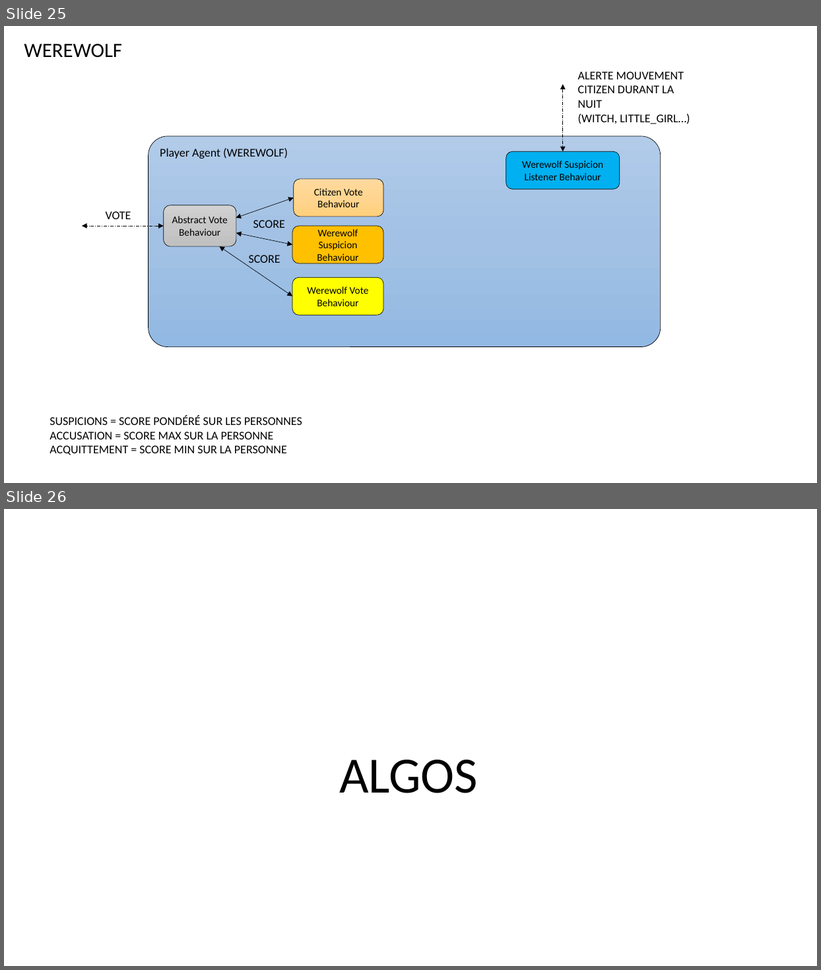
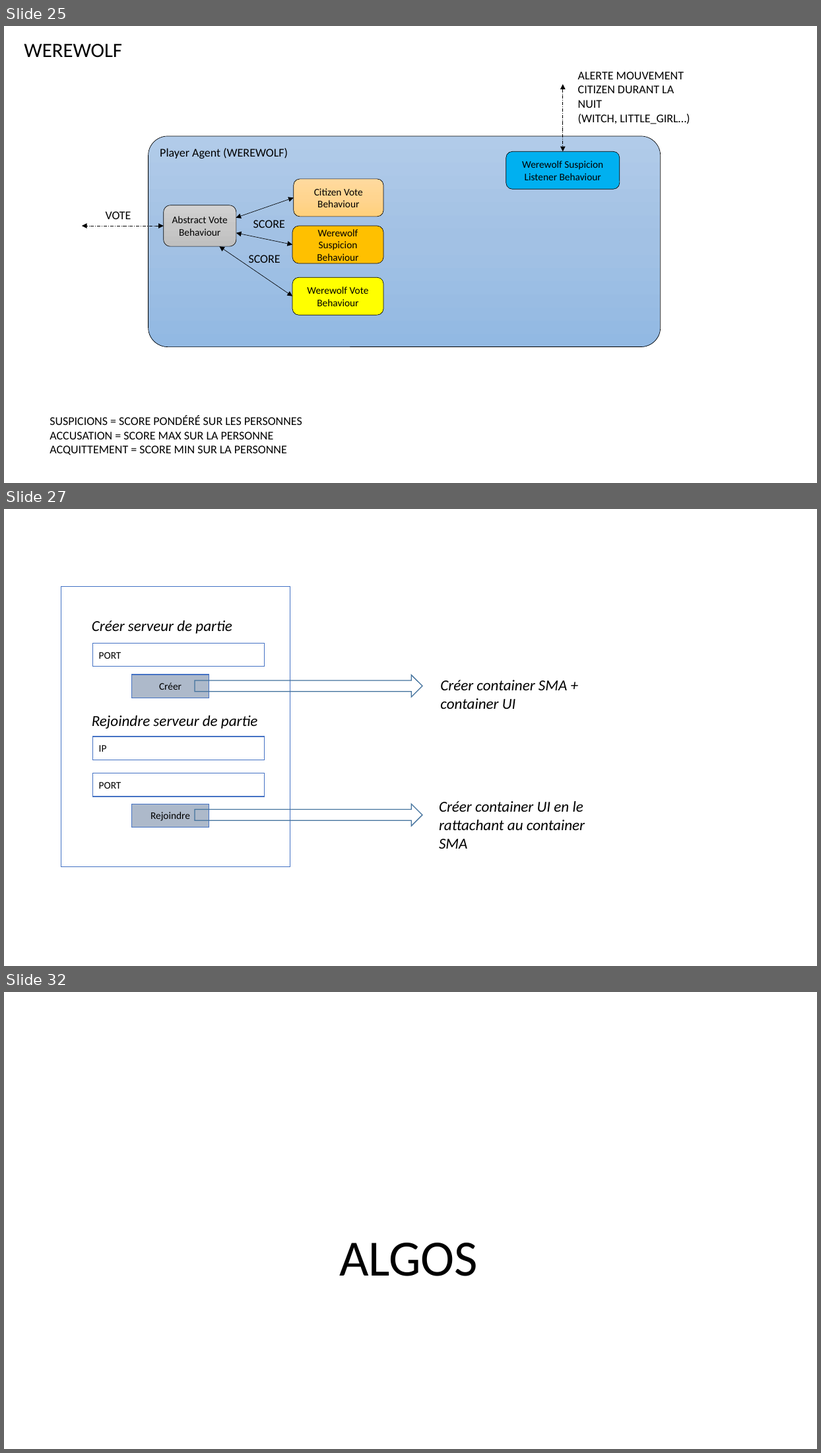
Before and after one commit to konamdav/Loup-Garou, a slide deck: README.pptx. Shown one above the other, each under a label of ours: slides 25 and 26 before the commit, slides 25, 27 and 32 after it; the slides between them are not shown. The pictures are 821x970 and 821x1453 pixels, drawn with LibreOffice and Linux fonts; fonts in the diff are those of the drawing. Boxes give left, top, right and bottom in pixels: in the first picture for what was removed or moved away, otherwise in the second. Text is boxed around its words. In the diff, an @@ line names an element or a change of style, - is before the commit and + after.

```diff
--- a/README.pptx
+++ b/README.pptx
@@ slide 27 added at [4, 509, 817, 966], background #FFFFFF @@
@@ rounded rectangle added at [61, 586, 290, 867], fill #FFFFFF, outline #4472C4 1 pt @@
@@ text added at [92, 621, 232, 634], 18 pt, text #000000, italic @@
+Créer serveur de partie
@@ rounded rectangle added at [93, 643, 265, 666], fill #FFFFFF, outline #4472C4 1 pt, 12 pt, text #000000 @@
+PORT
@@ rounded rectangle added at [132, 675, 209, 698], fill #ADB9CA, outline #4472C4 1 pt, 12 pt, text #000000 @@
+Créer
@@ right arrow added at [195, 675, 422, 697], outline #43739E 1 pt @@
@@ text added at [440, 680, 568, 709], 18 pt, text #000000, italic @@
+Créer container SMA + container UI
@@ text added at [92, 716, 258, 729], 18 pt, text #000000, italic @@
+Rejoindre serveur de partie
@@ rounded rectangle added at [93, 737, 265, 760], fill #FFFFFF, outline #4472C4 1 pt, 12 pt, text #000000 @@
+IP
@@ rounded rectangle added at [93, 774, 265, 797], fill #FFFFFF, outline #4472C4 1 pt, 12 pt, text #000000 @@
+PORT
@@ rounded rectangle added at [132, 804, 209, 827], fill #ADB9CA, outline #4472C4 1 pt, 12 pt, text #000000 @@
+Rejoindre
@@ right arrow added at [195, 804, 422, 826], outline #43739E 1 pt @@
@@ text added at [439, 801, 585, 849], 18 pt, text #000000, italic @@
+Créer container UI en le rattachant au container SMA
@@ what was slide 26 is now slide 32 @@
```
Also in this commit, not shown: 5 other slides added.
